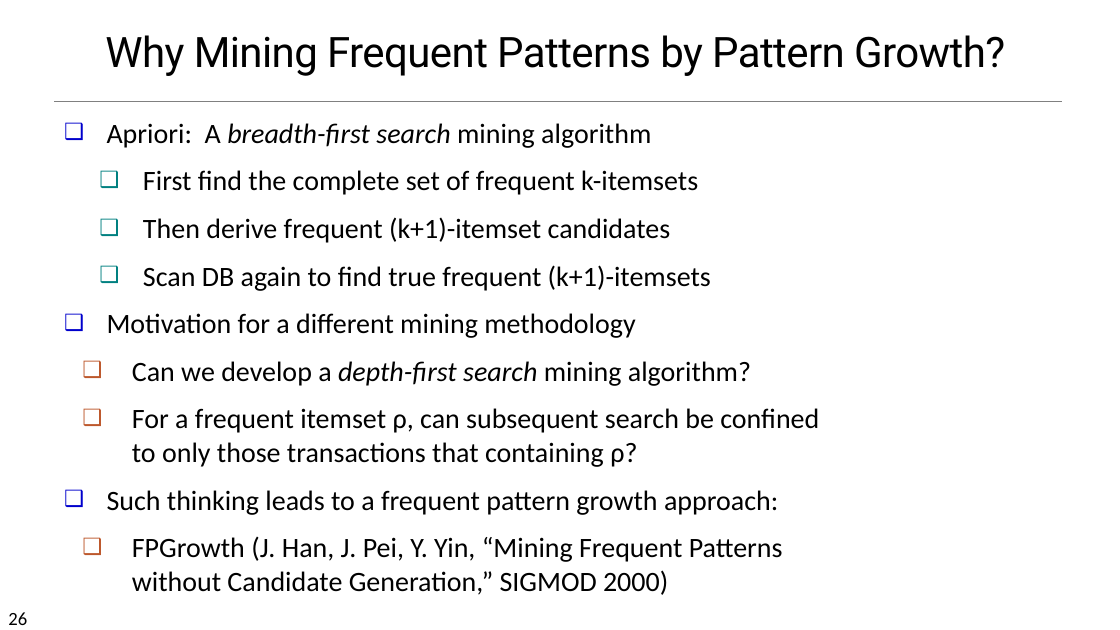
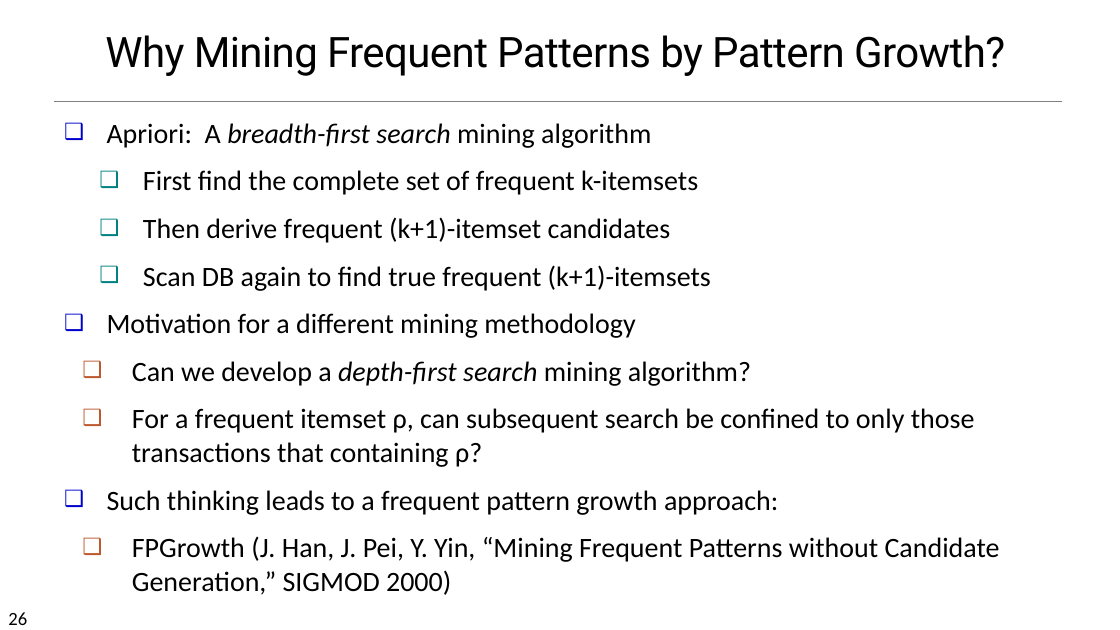
Before and after one commit to chriswjh/chriswjh.github.io, a slide deck: slide 26 of BDA_IFM/06FPBasic.pptx. Drawn at 1120x630 pixels with LibreOffice and Linux fonts; fonts in the diff are those of the drawing. Boxes give left, top, right and bottom in pixels: in the first picture for what was removed or moved away, otherwise in the second. Text is boxed around its words. In the diff, an @@ line names an element or a change of style, - is before the commit and + after.

```diff
--- a/BDA_IFM/06FPBasic.pptx
+++ b/BDA_IFM/06FPBasic.pptx
@@ text "Apriori: A breadth-first search mining ..." rewrapped from (107, 123, 819, 595) to (107, 123, 1000, 595) @@
```
Also in this commit, not shown: 6 other slides changed, 2 other files.
